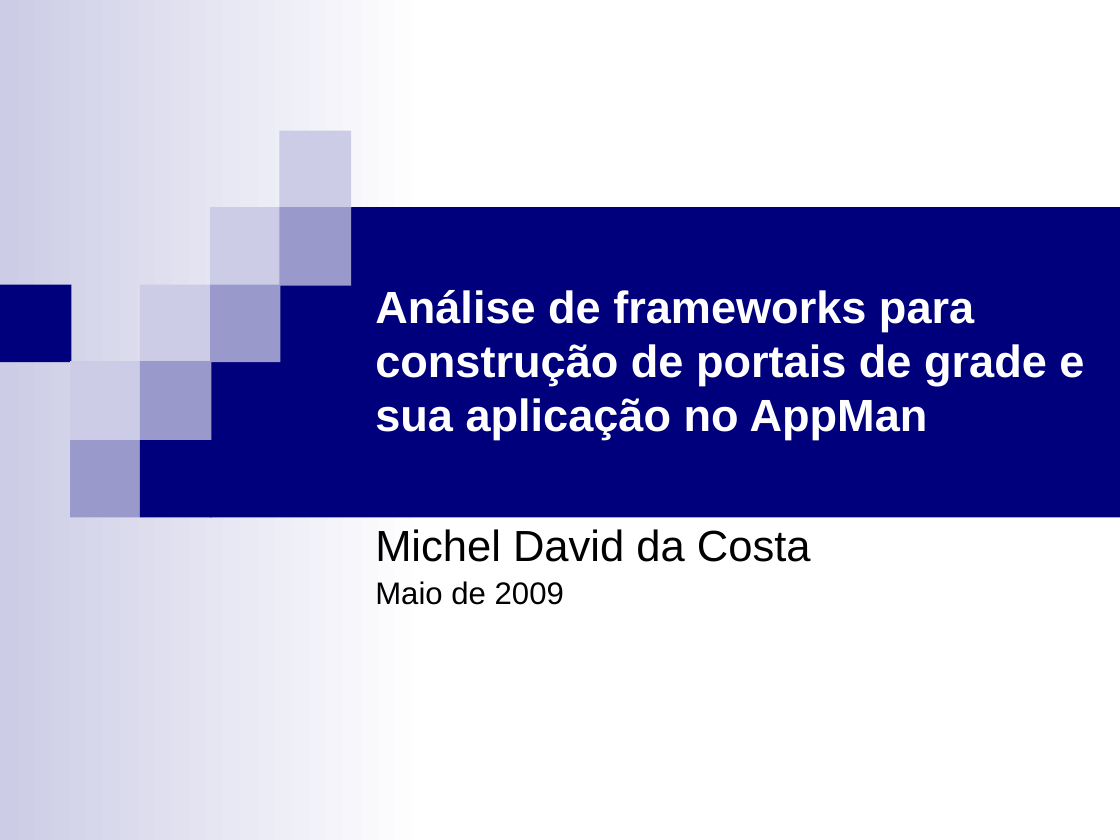
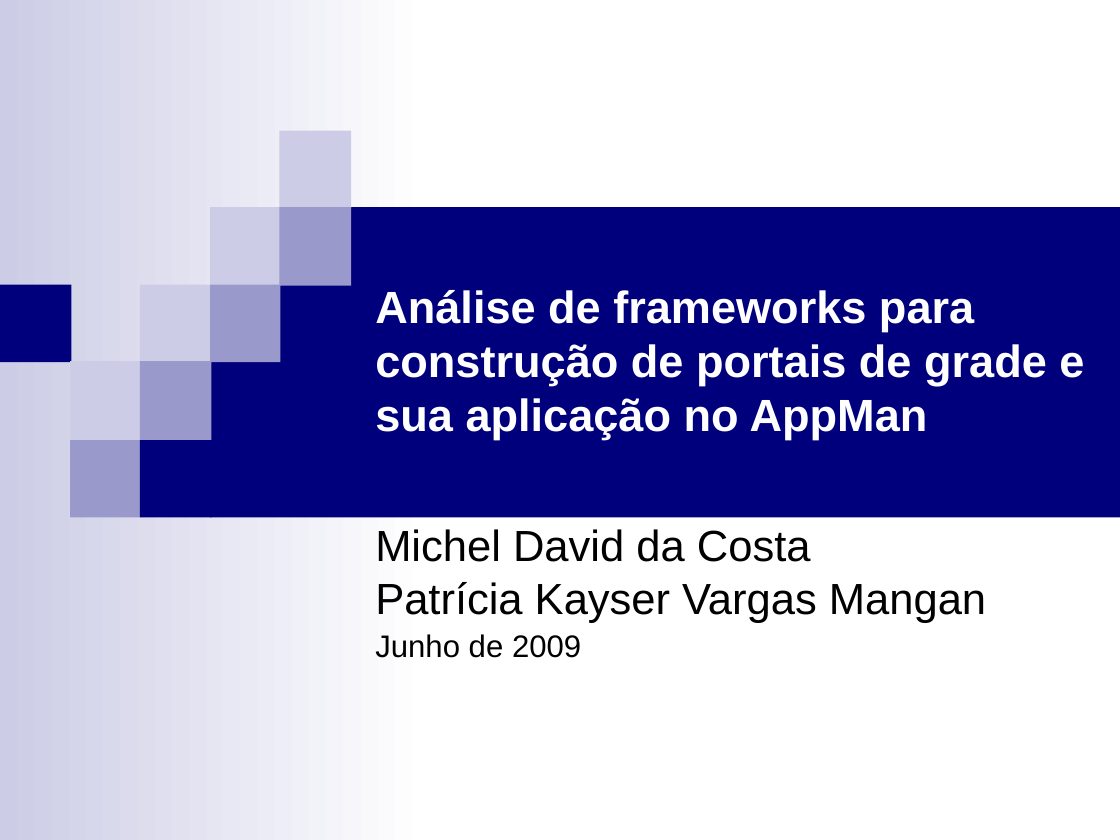
Before and after one commit to micheldavid/tcc-michel, a slide deck: slide 1 of Defesa/Michel David da Costa - Defesa - Apresentação.ppt. Drawn at 1120x840 pixels with LibreOffice and Linux fonts; fonts in the diff are those of the drawing. Boxes give left, top, right and bottom in pixels: in the first picture for what was removed or moved away, otherwise in the second. Text is boxed around its words. In the diff, an @@ line names an element or a change of style, - is before the commit and + after.

```diff
--- a/Defesa/Michel David da Costa - Defesa - Apresentação.ppt
+++ b/Defesa/Michel David da Costa - Defesa - Apresentação.ppt
@@ subtitle at (375,582,986,658): text changed; size 20 to 28 pt @@
-Maio de 2009
+Patrícia Kayser Vargas Mangan
+Junho de 2009
```
Also in this commit, not shown: 3 other slides changed, 17 slides added, 7 slides removed, 1 other file.
